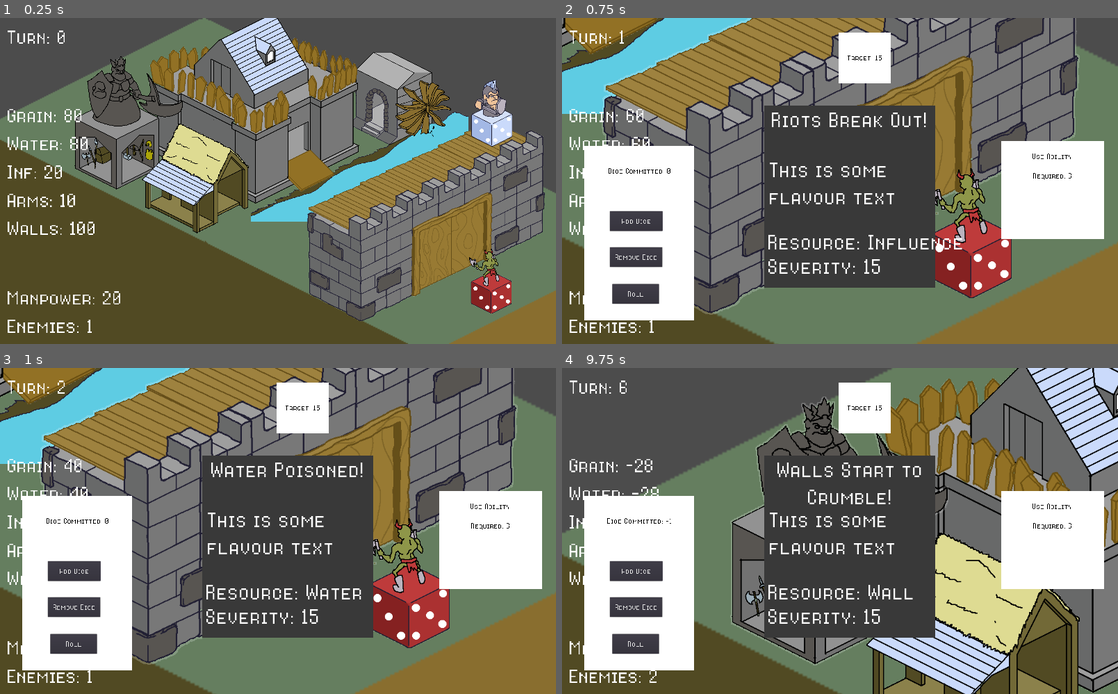
Above: before the commit, frames 1-4 (two rows, left to right).
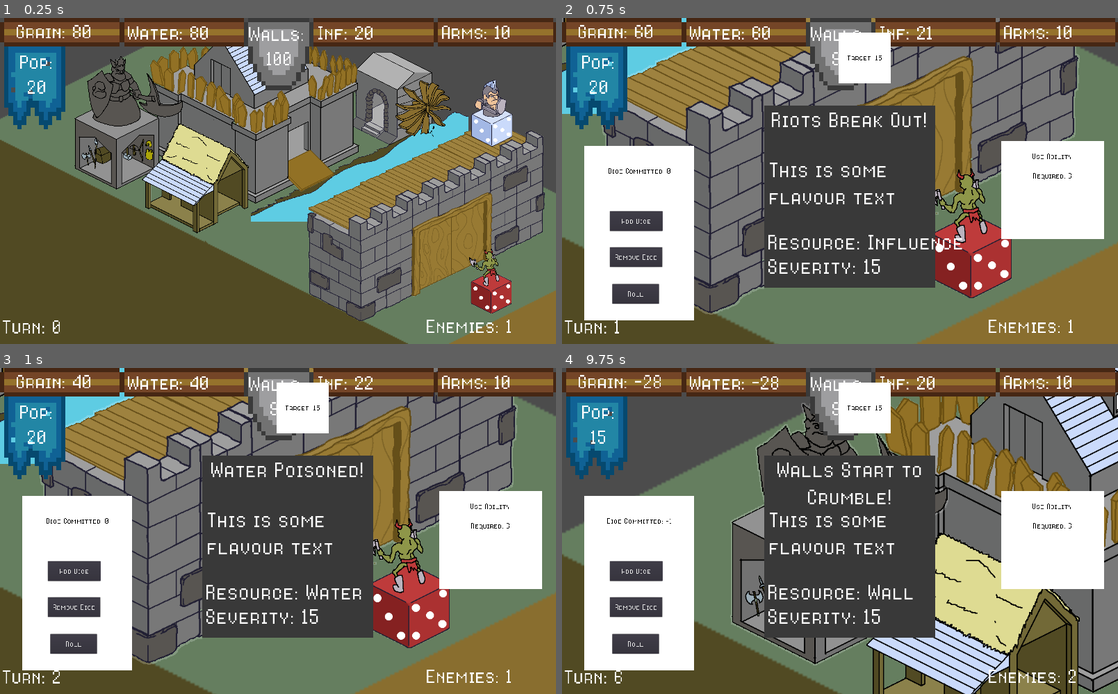
Above: after the commit, the same moments.

Repository: CapsCollective/rng-stronghold
Game: Godot game, scene res://scenes/main.tscn
Same seed, same stepped clock (60 frames per second), same inputs: the game is played once before the commit and once after it.
Inputs (mouse positions are in pixels of both pictures, inside the frame that each line leads up to):
- Up to frame 1 (0.25 s): no input
- Up to frame 2 (0.75 s): tap Enter (ui_accept) at 0.5 s; move the mouse to (1001, 154) at 0.52 s; press the mouse at (1001, 154) at 0.53 s
- Up to frame 3 (1 s): tap Enter (ui_accept) at 0.77 s
- Up to frame 4 (9.75 s): release the mouse at (1001, 504) at 1.25 s; click "Roll" at 1.25 s; click "Add Dice" at 2 s; click "Remove Dice" at 2.75 s; click "Roll" at 3.5 s; click "Add Dice" at 4.25 s; click "Remove Dice" at 5 s; click "Roll" at 5.75 s; click "Add Dice" at 6.5 s; click "Remove Dice" at 7.25 s; tap Enter (ui_accept) at 8, 8.27, 8.75, 9.5 s; move the mouse to (840, 531) at 8.02 s; right-click (840, 531) at 8.1 s; click (840, 531) at 8.17 s; move the mouse to (884, 485) at 8.77 s; press the mouse at (884, 485) at 8.78 s; move the mouse to (751, 508) at 9.52 s; release the mouse at (751, 508) at 9.53 s; right-click (751, 508) at 9.6 s; click (751, 508) at 9.67 s

The runs differ from the first frame. In frame 1, 13% of the frame differs, in the area x 0-100%, y 0-97%; in frame 2, 11%; in frame 3, 11%; in frame 4, 12%.

Commit message:
Added Top banner UI

Diff:
--- a/scenes/resource_bar.tscn
+++ b/scenes/resource_bar.tscn
@@ -1,6 +1,7 @@
-[gd_scene load_steps=3 format=2]
+[gd_scene load_steps=4 format=2]
 
 [ext_resource path="res://res/8bitOperatorPlusSC-Regular.ttf" type="DynamicFontData" id=1]
+[ext_resource path="res://res/RNG-FortressBanner.png" type="Texture" id=2]
 
 [sub_resource type="DynamicFont" id=1]
 size = 50
@@ -13,11 +14,16 @@
 "_edit_use_anchors_": false
 }
 
+[node name="RNG-FortressBanner" type="Sprite" parent="."]
+position = Vector2( 513.575, 102.333 )
+scale = Vector2( 4.01312, 4.01312 )
+texture = ExtResource( 2 )
+
 [node name="TurnLabel" type="Label" parent="."]
-margin_left = 12.1248
-margin_top = 12.453
-margin_right = 171.124
-margin_bottom = 96.453
+margin_left = 3.09653
+margin_top = 544.877
+margin_right = 162.096
+margin_bottom = 628.877
 rect_scale = Vector2( 0.617864, 0.617864 )
 custom_fonts/font = SubResource( 1 )
 text = "Turn: "
@@ -26,70 +32,73 @@
 }
 
 [node name="DiceLabel" type="Label" parent="."]
-margin_left = 12.1248
-margin_top = 491.976
-margin_right = 299.125
-margin_bottom = 575.976
+margin_left = 32.4493
+margin_top = 57.7435
+margin_right = 145.449
+margin_bottom = 202.744
 rect_scale = Vector2( 0.617864, 0.617864 )
 custom_fonts/font = SubResource( 1 )
-text = "Manpower: "
+text = "Pop: "
+align = 1
+autowrap = true
 __meta__ = {
 "_edit_use_anchors_": false
 }
 
 [node name="EnemiesLabel" type="Label" parent="."]
-margin_left = 12.1248
+margin_left = 783.727
 margin_top = 543.978
-margin_right = 299.124
+margin_right = 1070.73
 margin_bottom = 627.978
 rect_scale = Vector2( 0.617864, 0.617864 )
 custom_fonts/font = SubResource( 1 )
 text = "Enemies: "
 
 [node name="GrainLabel" type="Label" parent="."]
-margin_left = 12.1248
-margin_top = 155.957
-margin_right = 217.125
-margin_bottom = 239.957
+margin_left = 27.9767
+margin_top = 1.86191
+margin_right = 232.977
+margin_bottom = 85.8619
 rect_scale = Vector2( 0.617864, 0.617864 )
 custom_fonts/font = SubResource( 1 )
 text = "Grain :  "
 
 [node name="WaterLabel" type="Label" parent="."]
-margin_left = 12.1248
-margin_top = 207.786
-margin_right = 235.125
-margin_bottom = 291.786
+margin_left = 232.945
+margin_top = 4.29201
+margin_right = 455.945
+margin_bottom = 88.292
 rect_scale = Vector2( 0.617864, 0.617864 )
 custom_fonts/font = SubResource( 1 )
 text = "Water :  "
 
 [node name="InfluenceLabel" type="Label" parent="."]
-margin_left = 12.1248
-margin_top = 259.917
-margin_right = 235.124
-margin_bottom = 343.917
+margin_left = 583.839
+margin_top = 4.12775
+margin_right = 806.838
+margin_bottom = 88.1277
 rect_scale = Vector2( 0.617864, 0.617864 )
 custom_fonts/font = SubResource( 1 )
 text = "Inf:  "
 
 [node name="WeaponsLabel" type="Label" parent="."]
-margin_left = 12.1248
-margin_top = 311.747
-margin_right = 235.124
-margin_bottom = 395.747
+margin_left = 811.678
+margin_top = 3.44473
+margin_right = 1034.68
+margin_bottom = 87.4447
 rect_scale = Vector2( 0.617864, 0.617864 )
 custom_fonts/font = SubResource( 1 )
 text = "Arms:  "
 
 [node name="WallsLabel" type="Label" parent="."]
-margin_left = 12.1248
-margin_top = 363.561
-margin_right = 235.124
-margin_bottom = 447.561
+margin_left = 445.082
+margin_top = 6.21909
+margin_right = 668.081
+margin_bottom = 90.2191
 rect_scale = Vector2( 0.617864, 0.617864 )
 custom_fonts/font = SubResource( 1 )
 text = "Walls:  "
+align = 1
 __meta__ = {
 "_edit_use_anchors_": false
 }
--- a/scripts/event_manager.gd
+++ b/scripts/event_manager.gd
@@ -113,10 +113,10 @@
 	$"HUDCanvas/ResourceBar/WaterLabel".text = "Water: " + str(water)
 	$"HUDCanvas/ResourceBar/InfluenceLabel".text = "Inf: " + str(influence)
 	$"HUDCanvas/ResourceBar/WeaponsLabel".text = "Arms: " + str(arms)
-	$"HUDCanvas/ResourceBar/WallsLabel".text = "Walls: " + str(walls)
+	$"HUDCanvas/ResourceBar/WallsLabel".text = "Walls: " +   "\n" + str(walls)
 	$"HUDCanvas/ResourceBar/TurnLabel".text = "Turn: " + str(turn)
 	$"HUDCanvas/ResourceBar/EnemiesLabel".text = "Enemies: " + str(enemies)
-	$"HUDCanvas/ResourceBar/DiceLabel".text = "Manpower: " + str(dice)
+	$"HUDCanvas/ResourceBar/DiceLabel".text = "Pop: " + str(dice)
 
 func display_active_events():
 	print(active_events)
Binary file added: res/RNG-FortressBanner.png
Not shown, added: res/RNG-FortressBanner.png.import
